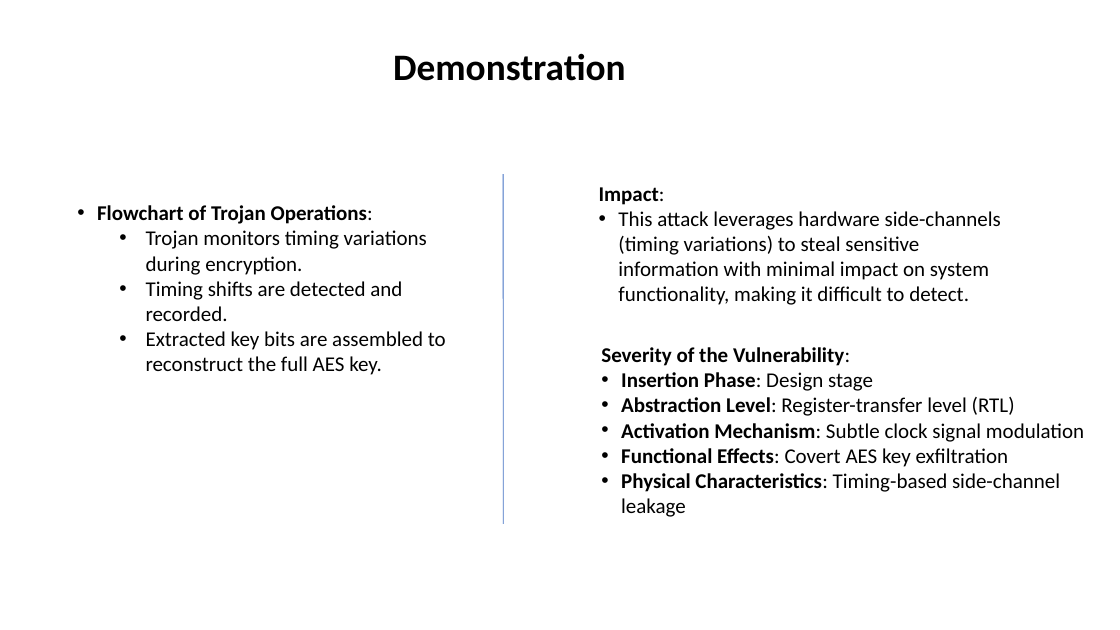
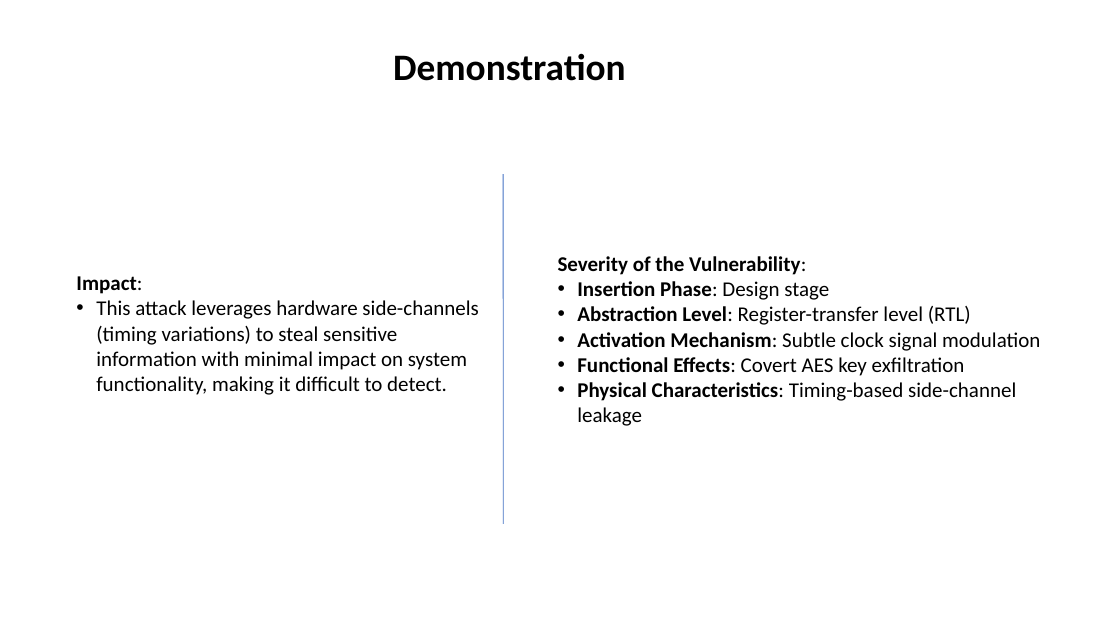
Before and after one commit to Lefteris-B/2024-CSAW, a slide deck: slide 25 of presentations/CSAW_2024_second_stage.pptx (slide 24 before the commit). Drawn at 1120x630 pixels with LibreOffice and Linux fonts; fonts in the diff are those of the drawing. Boxes give left, top, right and bottom in pixels: in the first picture for what was removed or moved away, otherwise in the second. Text is boxed around its words. In the diff, an @@ line names an element or a change of style, - is before the commit and + after.

Commit message:
final presentation fixes

```diff
--- a/presentations/CSAW_2024_second_stage.pptx
+++ b/presentations/CSAW_2024_second_stage.pptx
@@ text removed at (x1=97, y1=205, x2=446, y2=375) @@
-• Flowchart of Trojan Operations:
-  • Trojan monitors timing variations during encryption.
-  • Timing shifts are detected and recorded.
-  • Extracted key bits are assembled to reconstruct the full AES key.
@@ text "Impact:" moved from (x1=599, y1=187, x2=1001, y2=305) to (x1=76, y1=276, x2=478, y2=395) @@
@@ text "Severity of the Vulnerability:" moved from (x1=601, y1=347, x2=1084, y2=517) to (x1=558, y1=256, x2=1040, y2=426) @@
```
Also in this commit, not shown: 3 other slides changed, 1 slide added, 2 other files.
